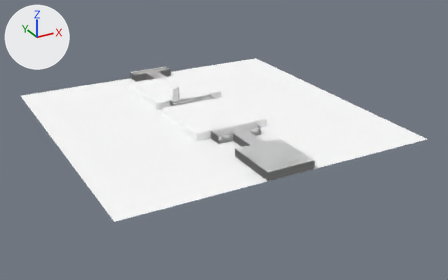
The glTF model static/obj/level_01/level_01.glb, before and after one commit.
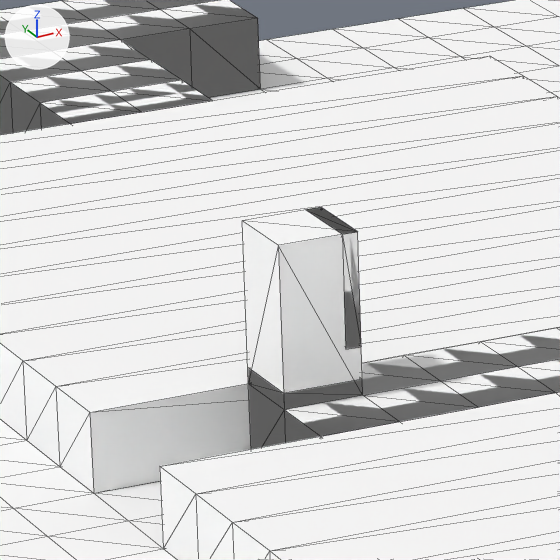
The first picture shows the older version from a 50 mm lens placed at (-35.2, -68.9, 30.3), pointed at (1.2, -2.8, -2.7). The close-ups show both versions on the part from 33% to 44% of the width and 24% to 41% of the height of that picture; other places that the commit changed are outside them. Lighting does not change. The marker at upper left points along +X, +Y and +Z. The close-ups show mesh edges as thin lines. Where no turn or scale is listed for an object, it has been applied to the vertices. Vertices at the same position are counted once.

In view in the first close-up: 'model_background', 'zone_floor', 'zone_terminal', 'zone_treadmill_10', 'zone_treadmill_11', 'zone_treadmill_12', 'zone_treadmill_13', 'zone_treadmill_14', 'zone_treadmill_15', 'zone_treadmill_16', 'zone_treadmill_17', 'zone_treadmill_18'.
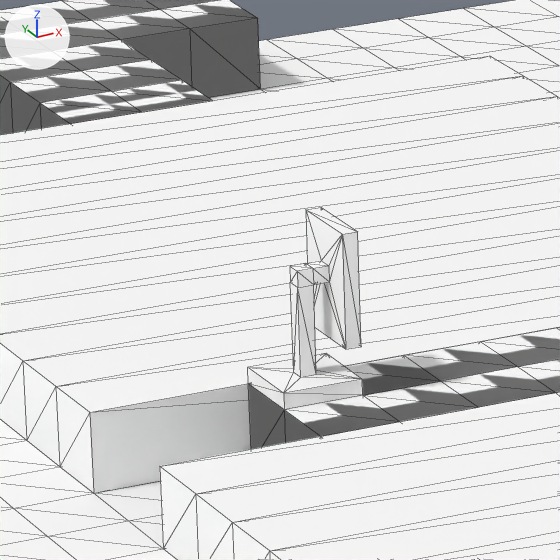
Changed parts and their boxes (x1, y1, x2, y2) in the close-ups (560 x 560 px):
'zone_terminal', mesh rescaled (not visible afterwards)
    before: (242, 208, 363, 410)
part 1 of me_zone_floor, deleted
    before: (362, 356, 440, 395)
'model_terminal', unchanged, uncovered by the edit
    before: (248, 207, 363, 409)
    after: (248, 207, 363, 410)
'model_floor', unchanged, uncovered by the edit
    after: (345, 356, 440, 395)

The change, as a diff of the scene's bpy script:
```diff
--- a/static/obj/level_01/level_01.glb.py
+++ b/static/obj/level_01/level_01.glb.py
@@ me_zone_floor @@
 me_zone_floor.from_pydata(...)  # 221 vertices, 352 faces; spans x -3.0..3.0, y -20.0..20.0, z 0.0..1.0
 # used by ob_zone_floor; location = (0.0, 0.0, 0.0)
 # verts and faces of me_zone_floor; kept vertices keep their numbers, new ones are numbered from 221
 # before: 94 (-2.0, 4.0, 1.0) at pixel (362, 395), 105 (-1.0, 4.0, 1.0) at pixel (440, 381), 126 (-1.0, 5.0, 1.0) at pixel (403, 355), 128 (-2.0, 5.0, 1.0)
+# me_zone_floor part 1
+delete_faces([(105, 126, 128), (94, 105, 128)])
 me_zone_floor.materials.append(mat_default_002)
@@ me_zone_terminal @@
 me_zone_terminal.from_pydata(...)  # 8 vertices, 12 faces; spans x -3.0..-2.0, y 4.0..5.0, z 1.0..3.0
 # used by ob_zone_terminal; location = (0.0, 0.0, 0.0)
+# me_zone_terminal part 2: the whole mesh is scaled about its middle by (1, 1, 0.5), then moved by (1.0, 0.0, -1.5)
 me_zone_terminal.materials.append(mat_default_002)
```
